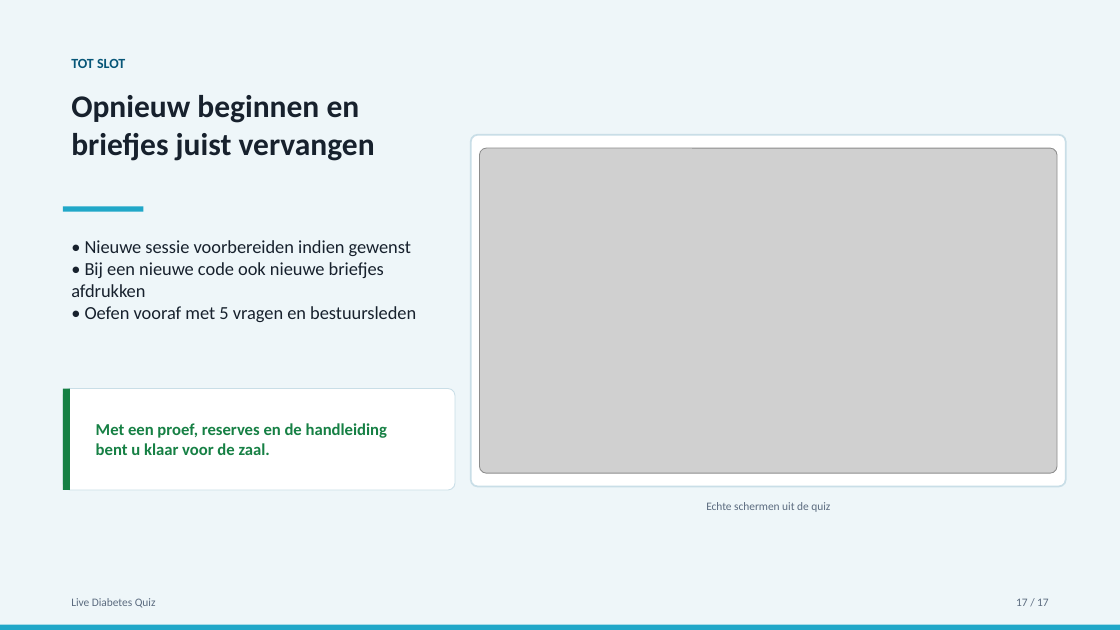
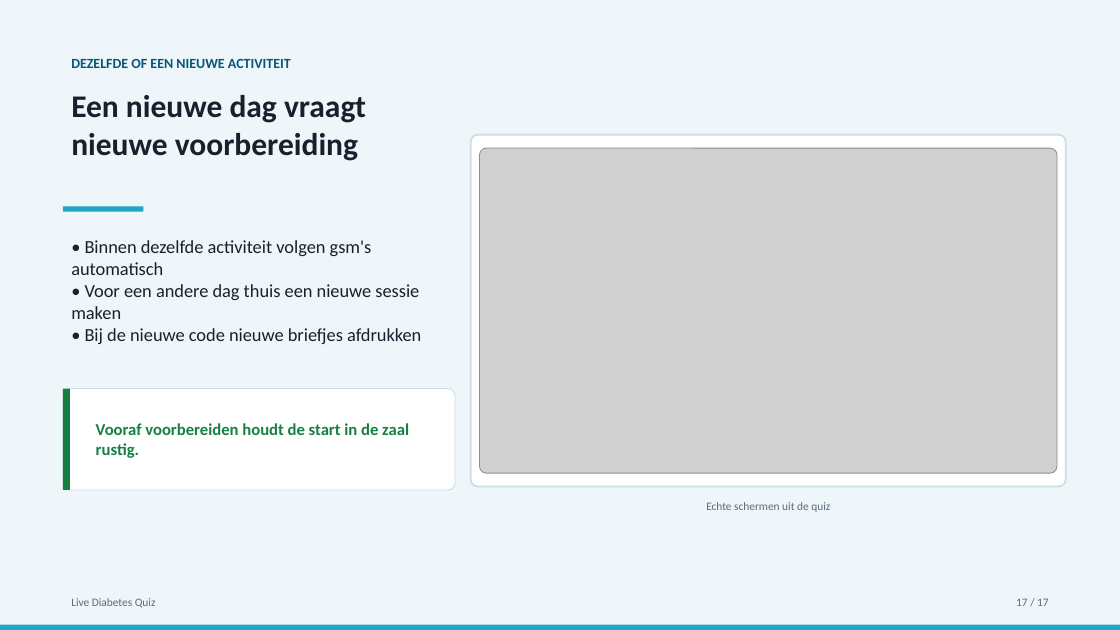
Before and after one commit to Fredje4711/live-diabetes-quiz, a slide deck: slide 17 of video-handleiding/Live-Diabetes-Quiz-storyboard.pptx. Drawn at 1120x630 pixels with LibreOffice and Linux fonts; fonts in the diff are those of the drawing; grey boxes stand for pictures. Boxes give left, top, right and bottom in pixels: in the first picture for what was removed or moved away, otherwise in the second. Text is boxed around its words. In the diff, an @@ line names an element or a change of style, - is before the commit and + after.

Commit message:
Verduidelijk vooraf afdrukken en verbinding maken

```diff
--- a/video-handleiding/Live-Diabetes-Quiz-storyboard.pptx
+++ b/video-handleiding/Live-Diabetes-Quiz-storyboard.pptx
@@ text at [71,59,291,68]: text changed @@
-TOT SLOT
+DEZELFDE OF EEN NIEUWE ACTIVITEIT
@@ text at [71,95,366,161]: text changed @@
-Opnieuw beginnen en briefjes juist vervangen
+Een nieuwe dag vraagt nieuwe voorbereiding
@@ text at [71,240,421,344]: text changed @@
-• Nieuwe sessie voorbereiden indien gewenst
-• Bij een nieuwe code ook nieuwe briefjes afdrukken
-• Oefen vooraf met 5 vragen en bestuursleden
+• Binnen dezelfde activiteit volgen gsm's automatisch
+• Voor een andere dag thuis een nieuwe sessie maken
+• Bij de nieuwe code nieuwe briefjes afdrukken
@@ text at [96,423,409,458]: text changed @@
-Met een proef, reserves en de handleiding bent u klaar voor de zaal.
+Vooraf voorbereiden houdt de start in de zaal rustig.
```
Also in this commit, not shown: 7 other slides changed, 6 other files.
